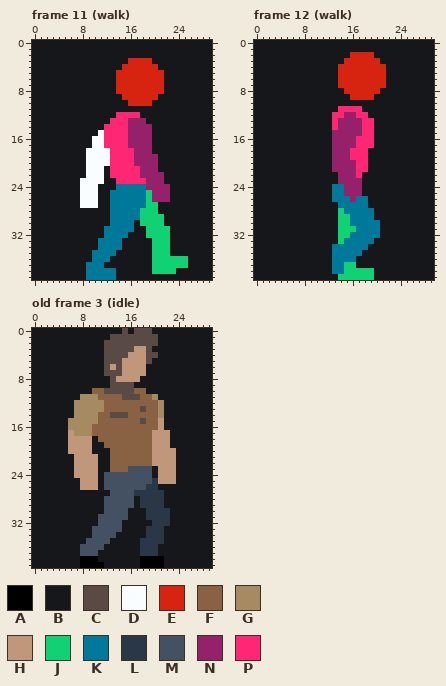
Pixel-art file: 8.Asset/2D/texture_player.ase. This is how it looked before the edit.
30x40 pixels, 12 frames. Shown: frame 11 (walk), frame 12 (walk), old frame 3 (idle). The commit also changed other frames, which this record leaves out.
Visible layers, top first: "front_arm", "body", "posing", "editor_only_bg".
Palette (. is transparent): A #000000  B #16171a  C #594a45  D #fafdff  E #d62411  F #886243  G #a58a62  H #c0977a  J #10d275  K #007899  L #2a3747  M #445162  N #94216a  P #ff2674
Pixels before, frame 11 (walk), first column x 0:
 0 BBBBBBBBBBBBBBBBBBBBBBBBBBBBBB
 1 BBBBBBBBBBBBBBBBBBBBBBBBBBBBBB
 2 BBBBBBBBBBBBBBBBBBBBBBBBBBBBBB
 3 BBBBBBBBBBBBBBBBEEEEBBBBBBBBBB
 4 BBBBBBBBBBBBBBBEEEEEEBBBBBBBBB
 5 BBBBBBBBBBBBBBEEEEEEEEBBBBBBBB
 6 BBBBBBBBBBBBBBEEEEEEEEBBBBBBBB
 7 BBBBBBBBBBBBBBEEEEEEEEBBBBBBBB
 8 BBBBBBBBBBBBBBEEEEEEEEBBBBBBBB
 9 BBBBBBBBBBBBBBBEEEEEEBBBBBBBBB
10 BBBBBBBBBBBBBBBBEEEEBBBBBBBBBB
11 BBBBBBBBBBBBBBBBBBBBBBBBBBBBBB
12 BBBBBBBBBBBBBBPPPPBBBBBBBBBBBB
13 BBBBBBBBBBBBBPPPNNNBBBBBBBBBBB
14 BBBBBBBBBBBBPPPPNNNNBBBBBBBBBB
15 BBBBBBBBBBBDPPPPNNNNBBBBBBBBBB
16 BBBBBBBBBBDDPPPPNNNNBBBBBBBBBB
17 BBBBBBBBBBDDPPPPNNNNBBBBBBBBBB
18 BBBBBBBBBDDDDPPPPNNNBBBBBBBBBB
19 BBBBBBBBBDDDDPPPPNNNNBBBBBBBBB
20 BBBBBBBBBDDDDPPPPNNNNBBBBBBBBB
21 BBBBBBBBBDDDBPPPPPNNNBBBBBBBBB
22 BBBBBBBBBDDDBPPPPPNNNNBBBBBBBB
23 BBBBBBBBDDDDBBPPPPPNNNBBBBBBBB
24 BBBBBBBBDDDBBBKKKKKNNNNBBBBBBB
25 BBBBBBBBDDDBBKKKKKKJNNNBBBBBBB
26 BBBBBBBBDDDBBKKKKKKJNNNBBBBBBB
27 BBBBBBBBDDDBBKKKKKKJJBBBBBBBBB
28 BBBBBBBBBBBBBKKKKKJJJBBBBBBBBB
29 BBBBBBBBBBBBBKKKKKJJJJBBBBBBBB
30 BBBBBBBBBBBBBKKKKBJJJJBBBBBBBB
31 BBBBBBBBBBBBKKKKKBBJJJJBBBBBBB
32 BBBBBBBBBBBBKKKKBBBJJJJBBBBBBB
33 BBBBBBBBBBBKKKKBBBBBJJJBBBBBBB
34 BBBBBBBBBBBKKKKBBBBBJJJBBBBBBB
35 BBBBBBBBBBKKKKBBBBBBJJJBBBBBBB
36 BBBBBBBBBBKKKBBBBBBBJJJJJJBBBB
37 BBBBBBBBBKKKBBBBBBBBJJJJJJBBBB
38 BBBBBBBBBKKKKKBBBBBBJJJJBBBBBB
39 BBBBBBBBBKKKKKBBBBBBBBBBBBBBBB
Pixels before, frame 12 (walk), first column x 0:
 0 BBBBBBBBBBBBBBBBBBBBBBBBBBBBBB
 1 BBBBBBBBBBBBBBBBBBBBBBBBBBBBBB
 2 BBBBBBBBBBBBBBBBEEEEBBBBBBBBBB
 3 BBBBBBBBBBBBBBBEEEEEEBBBBBBBBB
 4 BBBBBBBBBBBBBBEEEEEEEEBBBBBBBB
 5 BBBBBBBBBBBBBBEEEEEEEEBBBBBBBB
 6 BBBBBBBBBBBBBBEEEEEEEEBBBBBBBB
 7 BBBBBBBBBBBBBBEEEEEEEEBBBBBBBB
 8 BBBBBBBBBBBBBBBEEEEEEBBBBBBBBB
 9 BBBBBBBBBBBBBBBBEEEEBBBBBBBBBB
10 BBBBBBBBBBBBBBBBBBBBBBBBBBBBBB
11 BBBBBBBBBBBBBBPPPPBBBBBBBBBBBB
12 BBBBBBBBBBBBBPPNNPPBBBBBBBBBBB
13 BBBBBBBBBBBBBPNNNNPPBBBBBBBBBB
14 BBBBBBBBBBBBBPNNNNPPBBBBBBBBBB
15 BBBBBBBBBBBBBNNNNNPPBBBBBBBBBB
16 BBBBBBBBBBBBBNNNNPPPBBBBBBBBBB
17 BBBBBBBBBBBBBNNNNPPPBBBBBBBBBB
18 BBBBBBBBBBBBBNNNPPPBBBBBBBBBBB
19 BBBBBBBBBBBBBNNNPPPBBBBBBBBBBB
20 BBBBBBBBBBBBBNNNNPPBBBBBBBBBBB
21 BBBBBBBBBBBBBNNNNPPBBBBBBBBBBB
22 BBBBBBBBBBBBBBNNNPBBBBBBBBBBBB
23 BBBBBBBBBBBBBBNNNNBBBBBBBBBBBB
24 BBBBBBBBBBBBBKKNNNBBBBBBBBBBBB
25 BBBBBBBBBBBBBKKNNNBBBBBBBBBBBB
26 BBBBBBBBBBBBBKKKNKKBBBBBBBBBBB
27 BBBBBBBBBBBBBBKKKKKBBBBBBBBBBB
28 BBBBBBBBBBBBBBJKKKKKBBBBBBBBBB
29 BBBBBBBBBBBBBBJJKKKKBBBBBBBBBB
30 BBBBBBBBBBBBBBJJKKKKKBBBBBBBBB
31 BBBBBBBBBBBBBBJJJKKKKBBBBBBBBB
32 BBBBBBBBBBBBBBJJKKKKKBBBBBBBBB
33 BBBBBBBBBBBBBBJKKKKKBBBBBBBBBB
34 BBBBBBBBBBBBBKKKKKKBBBBBBBBBBB
35 BBBBBBBBBBBBBKKKKKBBBBBBBBBBBB
36 BBBBBBBBBBBBBKKKKBBBBBBBBBBBBB
37 BBBBBBBBBBBBBKKJJBBBBBBBBBBBBB
38 BBBBBBBBBBBBBKKJJJJJBBBBBBBBBB
39 BBBBBBBBBBBBBBJJJJJJBBBBBBBBBB
Pixels before, old frame 3 (idle), first column x 0:
 0 BBBBBBBBBBBBBBBCBCCCBBBBBBBBBB
 1 BBBBBBBBBBBBBCCCCCCCCBBBBBBBBB
 2 BBBBBBBBBBBBCCCCCCCCCBBBBBBBBB
 3 BBBBBBBBBBBBCCCCCHHCBBBBBBBBBB
 4 BBBBBBBBBBBBCCCCHHHCCBBBBBBBBB
 5 BBBBBBBBBBBBCCCHHHHCBBBBBBBBBB
 6 BBBBBBBBBBBBCHCHHHHBBBBBBBBBBB
 7 BBBBBBBBBBBBCCCHHHHBBBBBBBBBBB
 8 BBBBBBBBBBBBBCHHHHBBBBBBBBBBBB
 9 BBBBBBBBBBBBBCCCCBBBBBBBBBBBBB
10 BBBBBBBBBBFFCCCCCFFBBBBBBBBBBB
11 BBBBBBBBGGGFFFFCCCFFGBBBBBBBBB
12 BBBBBBBGGGGGFFFFFFFFFGBBBBBBBB
13 BBBBBBBGGGGGFFFFFFCFFGBBBBBBBB
14 BBBBBBBGGGGFFCCCFFFFFGBBBBBBBB
15 BBBBBBGGGGGFFFFFFFCFFHBBBBBBBB
16 BBBBBBGGGGFFFFFFFFFFFHBBBBBBBB
17 BBBBBBHGGGFFFFFFFFFFHHHBBBBBBB
18 BBBBBBHHHHBFFFFFFFFFHHHBBBBBBB
19 BBBBBBHHHHBBFFFFFFFFHHHBBBBBBB
20 BBBBBBHHHHBBBFFFFFFFHHHHBBBBBB
21 BBBBBBBHHHHBBFFFFFFFHHHHBBBBBB
22 BBBBBBBHHHHBBFFFFFFFHHHHBBBBBB
23 BBBBBBBHHHHBBFFFMMMMBHHHBBBBBB
24 BBBBBBBHHHHBMMMMMMMMBHHHBBBBBB
25 BBBBBBBBHHHBMMMMMMMMLHHHBBBBBB
26 BBBBBBBBHHHBMMMMMMMLLBBBBBBBBB
27 BBBBBBBBBBBBBMMMMLLLLLBBBBBBBB
28 BBBBBBBBBBBBMMMMMBLLLLBBBBBBBB
29 BBBBBBBBBBBBMMMMMBLLLLBBBBBBBB
30 BBBBBBBBBBBBMMMMBBBLLLLBBBBBBB
31 BBBBBBBBBBBMMMMMBBBLLLLBBBBBBB
32 BBBBBBBBBBBMMMMBBBBBLLLBBBBBBB
33 BBBBBBBBBBMMMMMBBBBLLLBBBBBBBB
34 BBBBBBBBBBMMMMBBBBBLLLBBBBBBBB
35 BBBBBBBBBMMMMBBBBBLLLLBBBBBBBB
36 BBBBBBBBMMMMBBBBBBLLLBBBBBBBBB
37 BBBBBBBBMMMBBBBBBBLLLBBBBBBBBB
38 BBBBBBBBAAABBBBBBBAAAABBBBBBBB
39 BBBBBBBBAAAABBBBBBAAAABBBBBBBB
Once edited:
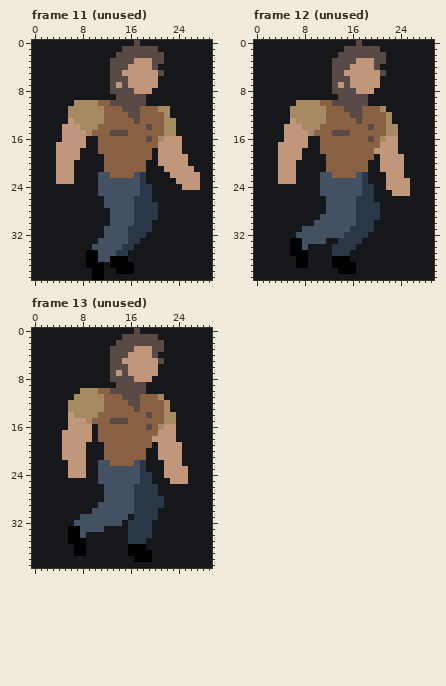
A new or re-ordered frame is compared with the old frame closest to it.
The author wrote: update player animations, add jump/fall
Changes in this commit:
frames 12 -> 13
layer "front_leg" added
layer "back_arm" added
layer "body #2" added
layer "posing" removed
Changed rows in their new state; - is an unchanged pixel.
Frame 11 (unused):
first column x 4:
 0 -------------C----------
 1 -----------CCCCCC-------
 2 ----------CCCCCCCC------
 3 ---------CCCCHHHCC------
 4 ---------CCCHHHHC-------
 5 ---------CCHHHHHHC------
 6 ---------CCCHHHHHB------
 7 ---------CHCHHHHHB------
 8 ---------CCCCHHHBB------
 9 ----------CCCCCBB-------
10 ---GGGGFFCCCCCCB--------
11 --GGGGGGFFFCCCFFFGG-----
12 --GGGGGGFFFFCCFFFFG-----
13 --HGGGGGFFFFFCFFFFGG----
14 -HHHGGGFFFFFFFFCFFGG----
15 -HHHHGFFFCCCFFFFFFGG----
16 -HHHH-BFFFFFFFFCFGHHH---
17 HHHHH-BFFFFFFFFFFHHHH---
18 HHHH-BBFFFFFFFFF-HHHH---
19 HHHH-BBBFFFFFFFFBHHHHH--
20 HHH--BBBFFFFFFFBBHHHHH--
21 HHH--BBBFFFFFFFBB-HHHHH-
22 HHH--BBMMFFFFMLBBB-HHHHH
23 HHH-BBBMMMMMMMLBBB--HHHH
24 ----BBBMMMMMMMLLBBB--HHH
25 ----BBBMMMMMMMLLBBB-----
26 ----BBB-MMMMMLLLBBB-----
27 ----BBB-MMMMMLLLL-------
28 ---------MMMMLLLL-------
29 ---------MMMMLLLLB------
30 ---------MMMMLLLBB------
31 --------MMMMLLLLBBB-----
32 --------MMMMLLLBBBB-----
33 -------MMMMMLL--BBB-----
34 ------MMMMMLL---BBB-----
35 -----AAMMMLL----BBB-----
36 -----AAMMAAA----BBBBBB--
37 -----AAA-AAAA---BBBBBB--
38 -----BAABBAAA---BBBB----
39 -----BAABB--------------
Frame 12 (unused):
first column x 4:
 0 -------------C--------
 1 -----------CCCCCC-----
 2 ----------CCCCCCCC----
 3 ---------CCCCHHHCC----
 4 ---------CCCHHHHCB----
 5 ---------CCHHHHHHC----
 6 ---------CCCHHHHHB----
 7 ---------CHCHHHHHB----
 8 ---------CCCCHHHB-----
 9 ----------CCCCCB------
10 ---GGGGFFCCCCCC-------
11 --GGGGGGFFFCCCFFFG----
12 --GGGGGGFFFFCCFFFFG---
13 --HGGGGGFFFFFCFFFFG---
14 -HHHGGGFFFFFFFFCFFGG--
15 -HHHHGFFFCCCFFFFFFGG--
16 -HHHH--FFFFFFFFCFGHH--
17 HHHHH--FFFFFFFFFFHHH--
18 HHHH---FFFFFFFFFHHHH--
19 HHHH----FFFFFFFF-HHHH-
20 HHH-----FFFFFFF--HHHH-
21 HHH-----FFFFFFF--HHHH-
22 HHH----MMFFFFML---HHH-
23 HHH----MMMMMMML---HHHH
24 -------MMMMMMMLL--HHHH
25 -------MMMMMMMLL---HHH
26 --------MMMMMLLL------
27 --------MMMMMLLLL-----
28 --------MMMMMLLLL-----
29 -------MMMMMMLLLL-----
30 ------MMMMMMMLLLB-----
31 ----MMMMMMMMLLLLB-----
32 ---MMMMMMMMLLLLBB-----
33 --AAMMMM--LLLLBB------
34 --AAM----LLLLBB-------
35 --AAA----LLLBB--------
36 ---AA----AAAB---------
37 ---AA----AAAA---------
38 ---------BAAABBB------
39 ----------BBBBBB------
Frame 13 (unused) is new; against old frame 3 (idle):
first column x 5:
 0 ----------B--BB------
 1 --------BB-----------
 2 -------BB-------C----
 3 -------B------HCC----
 4 -------B------H------
 5 -------B------HHC----
 6 -------BC-C---HH-----
 7 -------B-HC---HH-----
 8 ---------CCC-HH------
 9 --------B---CC-------
10 ---GGG-F----CC-------
11 --G---G--------FG----
12 -G---------CC---FG---
13 -G----------CF--FG---
14 -H------FFF---C-FGG--
15 -HHH-F--CCC--F--FGG--
16 -HHHHB--------C-GHH--
17 H-HHHB---------F--H--
18 H-----------------H--
19 H---B----------B--HH-
20 H---B--F------BB---H-
21 HH--BB-F------BB---H-
22 -H--BBMM----MLBBB--H-
23 -H--BBMMMMM--LB-B--HH
24 -H--BBM------LL-B--HH
25 ---BBBM------LLBBB-HH
26 ---BBB------LL-------
27 -------M--------B----
28 ------------L--------
29 ------M-----L--------
30 -----MM----MLL--BB---
31 ---MMM------LL--BB---
32 --MMMM-----LLLLBBB---
33 -AAMM--BBB-LLL-BB----
34 -AAM-BBBB--LLL-BB----
35 -AAABBBB---LL-BBB----
36 --AABBB----AAABB-----
37 --AABB-----AAAAB-----
38 ---BBB------A--BB----
39 ---BBBB------BBBB----
Pixel boxes of the changes (left, top, right, bottom) in both pictures:
changed: (56, 40, 200, 280)
changed: (278, 40, 410, 280)
changed: (62, 328, 188, 568)
